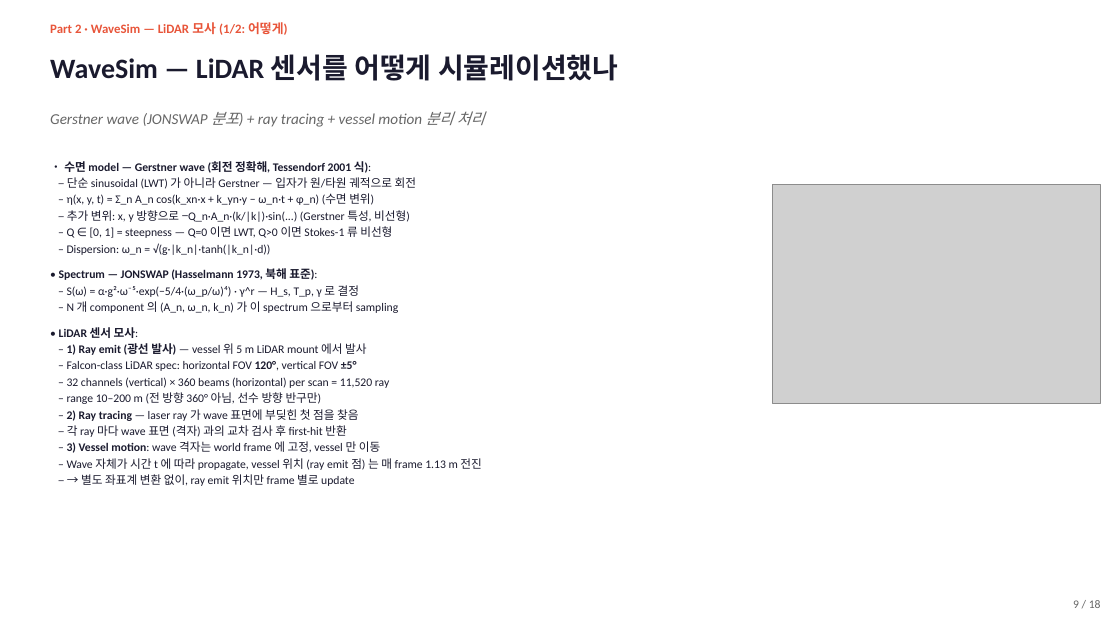
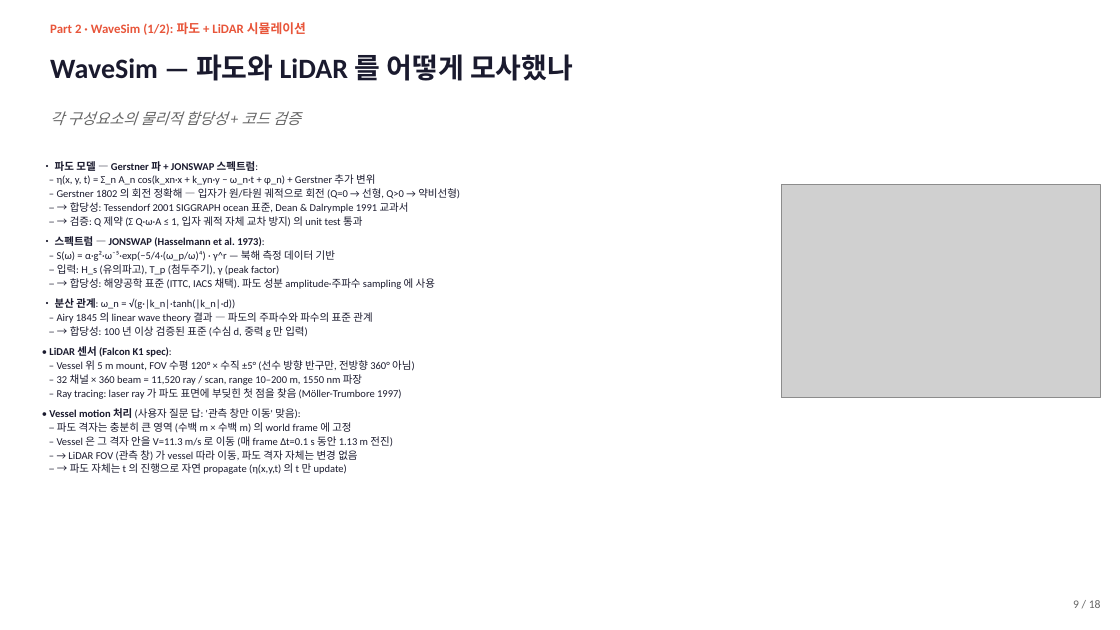
Before and after one commit to SAEYONGPARK94/wavesplat, a slide deck: slide 9 of wavesplat/docs/labmeeting_2026_05_13.pptx. Drawn at 1120x630 pixels with LibreOffice and Linux fonts; fonts in the diff are those of the drawing; grey boxes stand for pictures. Boxes give left, top, right and bottom in pixels: in the first picture for what was removed or moved away, otherwise in the second. Text is boxed around its words. In the diff, an @@ line names an element or a change of style, - is before the commit and + after.

```diff
--- a/wavesplat/docs/labmeeting_2026_05_13.pptx
+++ b/wavesplat/docs/labmeeting_2026_05_13.pptx
@@ text at <box>50,22,306,35</box>: text changed @@
-Part 2 · WaveSim — LiDAR 모사 (1/2: 어떻게)
+Part 2 · WaveSim (1/2): 파도 + LiDAR 시뮬레이션
@@ text at <box>50,54,573,81</box>: text changed @@
-WaveSim — LiDAR 센서를 어떻게 시뮬레이션했나
+WaveSim — 파도와 LiDAR 를 어떻게 모사했나
@@ text at <box>50,111,301,125</box>: text changed @@
-Gerstner wave (JONSWAP 분포) + ray tracing + vessel motion 분리 처리
+각 구성요소의 물리적 합당성 + 코드 검증
@@ text at <box>49,161,460,474</box>: text changed; size 10 to 9 pt @@
-• 수면 model — Gerstner wave (회전 정확해, Tessendorf 2001 식):
-– 단순 sinusoidal (LWT) 가 아니라 Gerstner — 입자가 원/타원 궤적으로 회전
-– η(x, y, t) = Σ_n A_n cos(k_xn·x + k_yn·y − ω_n·t + φ_n) (수면 변위)
-– 추가 변위: x, y 방향으로 −Q_n·A_n·(k/|k|)·sin(...) (Gerstner 특성, 비선형)
-– Q ∈ [0, 1] = steepness — Q=0 이면 LWT, Q>0 이면 Stokes-1 류 비선형
-– Dispersion: ω_n = √(g·|k_n|·tanh(|k_n|·d))
-• Spectrum — JONSWAP (Hasselmann 1973, 북해 표준):
-– S(ω) = α·g²·ω⁻⁵·exp(−5/4·(ω_p/ω)⁴) · γ^r — H_s, T_p, γ 로 결정
-– N 개 component 의 (A_n, ω_n, k_n) 가 이 spectrum 으로부터 sampling
-• LiDAR 센서 모사:
-– 1) Ray emit (광선 발사) — vessel 위 5 m LiDAR mount 에서 발사
-– Falcon-class LiDAR spec: horizontal FOV 120°, vertical FOV ±5°
-– 32 channels (vertical) × 360 beams (horizontal) per scan = 11,520 ray
-– range 10–200 m (전 방향 360° 아님, 선수 방향 반구만)
-– 2) Ray tracing — laser ray 가 wave 표면에 부딪힌 첫 점을 찾음
-– 각 ray 마다 wave 표면 (격자) 과의 교차 검사 후 first-hit 반환
-– 3) Vessel motion: wave 격자는 world frame 에 고정, vessel 만 이동
-– Wave 자체가 시간 t 에 따라 propagate, vessel 위치 (ray emit 점) 는 매 frame 1.13 m 전진
-– → 별도 좌표계 변환 없이, ray emit 위치만 frame 별로 update
+• 파도 모델 — Gerstner 파 + JONSWAP 스펙트럼:
+– η(x, y, t) = Σ_n A_n cos(k_xn·x + k_yn·y − ω_n·t + φ_n) + Gerstner 추가 변위
+– Gerstner 1802 의 회전 정확해 — 입자가 원/타원 궤적으로 회전 (Q=0 → 선형, Q>0 → 약비선형)
+– → 합당성: Tessendorf 2001 SIGGRAPH ocean 표준, Dean & Dalrymple 1991 교과서
+– → 검증: Q 제약 (Σ Q·ω·A ≤ 1, 입자 궤적 자체 교차 방지) 의 unit test 통과
+• 스펙트럼 — JONSWAP (Hasselmann et al. 1973):
+– S(ω) = α·g²·ω⁻⁵·exp(−5/4·(ω_p/ω)⁴) · γ^r — 북해 측정 데이터 기반
+– 입력: H_s (유의파고), T_p (첨두주기), γ (peak factor)
+– → 합당성: 해양공학 표준 (ITTC, IACS 채택). 파도 성분 amplitude·주파수 sampling 에 사용
+• 분산 관계: ω_n = √(g·|k_n|·tanh(|k_n|·d))
+– Airy 1845 의 linear wave theory 결과 — 파도의 주파수와 파수의 표준 관계
+– → 합당성: 100 년 이상 검증된 표준 (수심 d, 중력 g 만 입력)
+• LiDAR 센서 (Falcon K1 spec):
+– Vessel 위 5 m mount, FOV 수평 120° × 수직 ±5° (선수 방향 반구만, 전방향 360° 아님)
+– 32 채널 × 360 beam = 11,520 ray / scan, range 10–200 m, 1550 nm 파장
+– Ray tracing: laser ray 가 파도 표면에 부딪힌 첫 점을 찾음 (Möller-Trumbore 1997)
+• Vessel motion 처리 (사용자 질문 답: '관측 창만 이동' 맞음):
+– 파도 격자는 충분히 큰 영역 (수백 m × 수백 m) 의 world frame 에 고정
+– Vessel 은 그 격자 안을 V=11.3 m/s 로 이동 (매 frame Δt=0.1 s 동안 1.13 m 전진)
+– → LiDAR FOV (관측 창) 가 vessel 따라 이동, 파도 격자 자체는 변경 없음
+– → 파도 자체는 t 의 진행으로 자연 propagate (η(x,y,t) 의 t 만 update)
@@ picture: place and size @@
-picture at <box>773,185,1101,403</box>
+picture at <box>781,185,1101,398</box>
```
Also in this commit, not shown: 3 other slides changed, 1 slide added, 2 other files.
